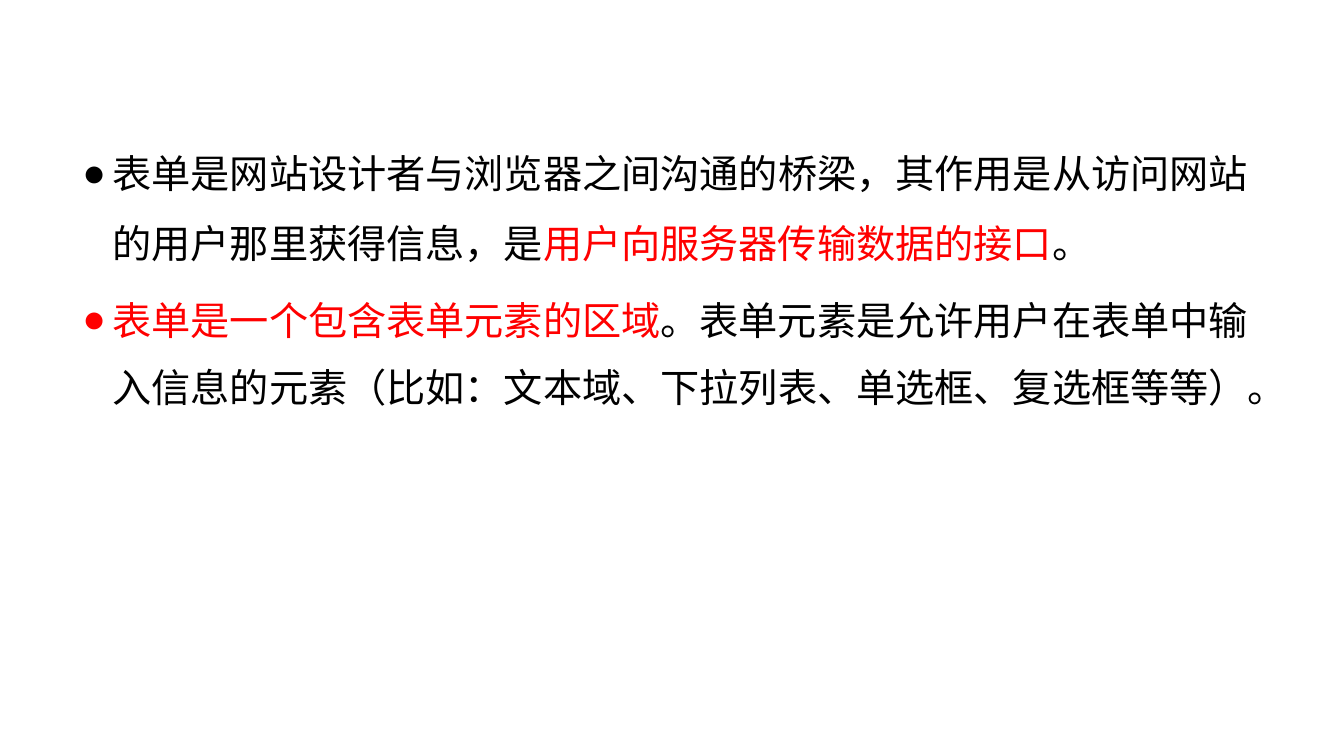
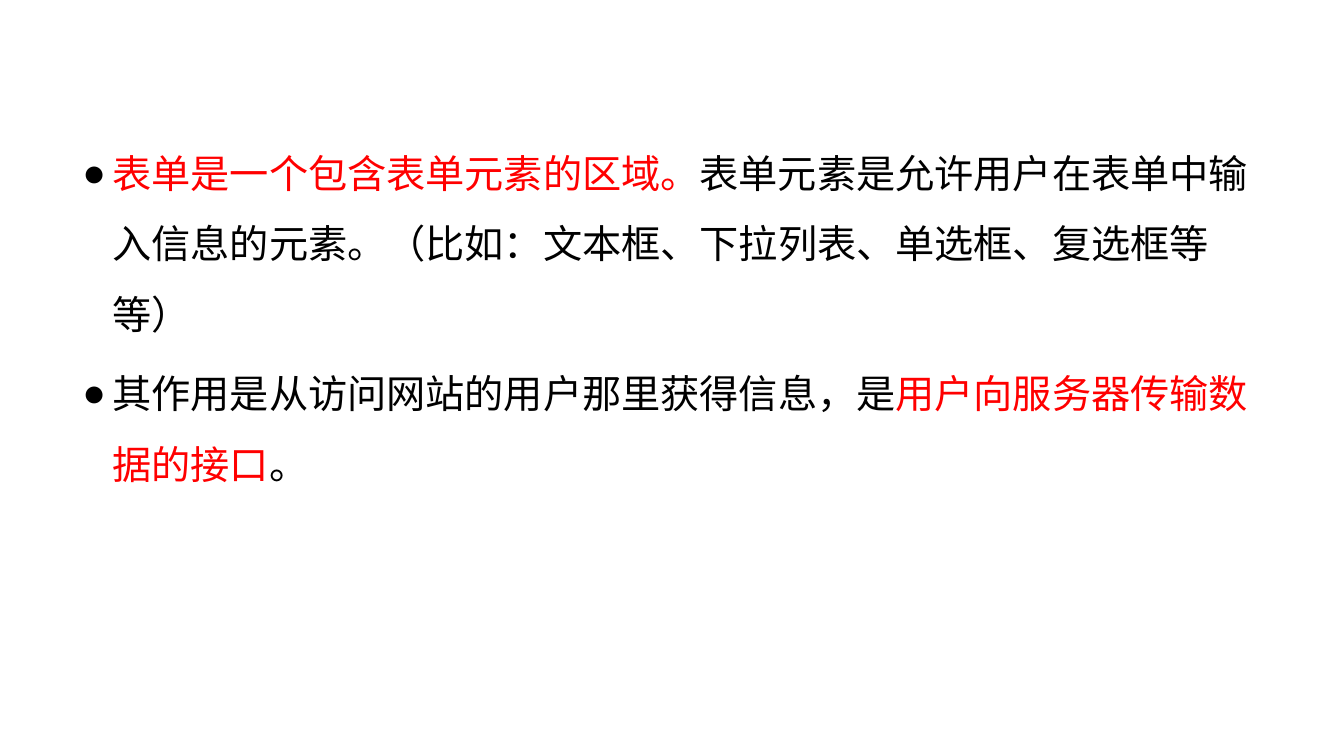
Before and after one commit to liujinmenghaoren/course-web1, a slide deck: slide 19 of materials/slides/ch03-htmlBasic2.pptx. Drawn at 1344x756 pixels with LibreOffice and Linux fonts; fonts in the diff are those of the drawing; background and template pictures are left out. Boxes give left, top, right and bottom in pixels: in the first picture for what was removed or moved away, otherwise in the second. Text is boxed around its words. In the diff, an @@ line names an element or a change of style, - is before the commit and + after.

Commit message:
modify some ppt

```diff
--- a/materials/slides/ch03-htmlBasic2.pptx
+++ b/materials/slides/ch03-htmlBasic2.pptx
@@ text at <box>112,155,1247,483</box>: text changed @@
-● 表单是网站设计者与浏览器之间沟通的桥梁，其作用是从访问网站的用户那里获得信息，是用户向服务器传输数据的接口。
-● 表单是一个包含表单元素的区域。表单元素是允许用户在表单中输入信息的元素（比如：文本域、下拉列表、单选框、复选框等等）。
+● 表单是一个包含表单元素的区域。表单元素是允许用户在表单中输入信息的元素。（比如：文本框、下拉列表、单选框、复选框等等）
+● 其作用是从访问网站的用户那里获得信息，是用户向服务器传输数据的接口。
```
Also in this commit, not shown: 3 other slides changed.
